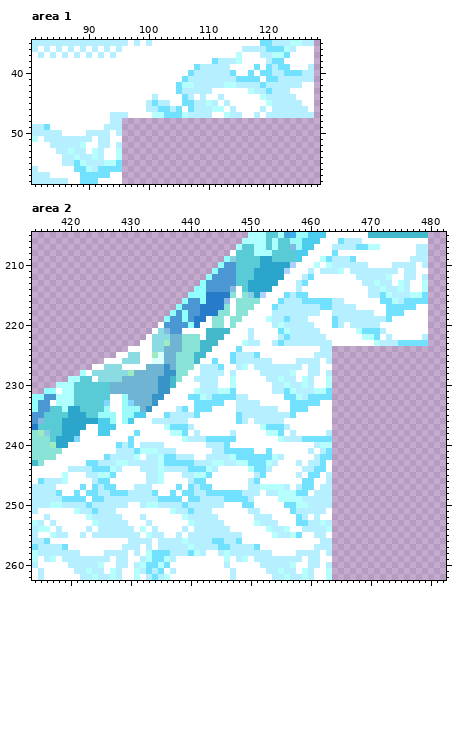
Pixel-art file: resources pengu/tiles.aseprite. The picture above is the old version.
512x512 pixels, 1 frame. Colours within 5 levels of each other are drawn and written as one. Shown: area 1: x 81..128, y 35..58; area 2: x 414..482, y 205..262. The commit also changed other parts of the picture, which this record leaves out.
Now the later version:
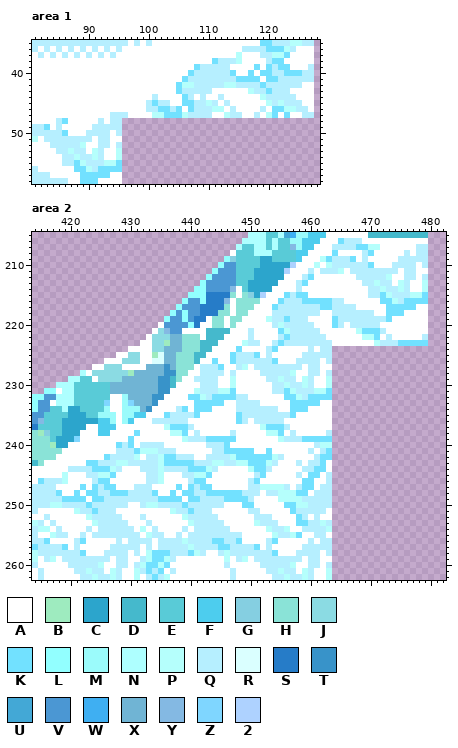
Palette (. is transparent): A #ffffff  B #9eebbf  C #2ca5cc  D #45b9cc  E #59cbd7  F #4dcdee  G #85cfe1  H #8ae3d7  J #8bdbe3  K #72e1ff  L #92ffff  M #9bfbfb  N #aeffff  P #b5fffc  Q #b6efff  R #daffff  S #267cc8  T #3893c9  U #43a8d6  V #4b97d3  W #3faff2  X #70b4d4  Y #84b9e3  Z #7fd6ff  2 #aed2ff
Diff:
--- area 1, layer "platforms"
@@ x 81..128 @@
 44 AAAAAAAAAAAAAAAAAAAAQAAAAKQAQAAQAAAAAAPQQQQQAAA.
-45 AAAAAAAAAAAAAAAAAAAQKQQAAKKQQPQAQAAAAAAPQQQQQAA.
-46 AAAAAAAAAAAAAAAAAAAQQKKQKAKQQQPPAQAAAAQAQQQQQQA.
-47 AAAAAAAAAAAAAQQQAAAAPPKKKPQQQQAAPQQAAQAQQQQQQQQ.
-48 AAAAAAAAAAAAAQQ.................................
-49 QQKAAAAAAAAAQQQ.................................
-50 QQQQQAAAAQQQQAQ.................................
+45 AAAAAAAAAAAAAAAAAAAQKQQAAKKQQPQAQAAAAAAPQPQQQAA.
+46 AAAAAAAAAAAAAAAAAAAQQKKQKAKQQQPPAQAAAAQAKKPPQQA.
+47 AAAAAAAAAAAAAQQQAAAAPPKKKPQQQQAAPQQAAQAPKAKAAQQ.
+48 AAAAQKAAAAAQAQQ.................................
+49 QQKAQAAAAAQQQQQ.................................
+50 QQQQQKAAAQQQQAQ.................................
 51 PAQQQQQQQQAQQAA.................................
--- area 2, layer "platforms"
@@ x 467..478 @@
 207 QKKPPAAAAAAQ
-208 AAAAAAAAAAAQ
-209 KAAAAAAAAAQQ
-210 QQQAAAAQQQQA
+208 AAQKAAAAAQAQ
+209 KAQAAAAAQQQQ
+210 QQQKAAAQQQQA
 211 QQQQQQQQAQQA
@@ x 451..462 @@
 223 QAAQKQQQQQQQ
-224 AAAAAAAAAAAQ
-225 KAAAAAAAAAQQ
-226 QQQAAAAQQQQA
+224 AAQKAAAAAQAQ
+225 KAQAAAAAQQQQ
+226 QQQKAAAQQQQA
 227 QQQQQQQQAQQA
@@ x 419..462 @@
 255 QAAQAQQQQQQQQAPQQAAQAQQQQQQQQQAAAAAPQQPKAAQQ
-256 AAAAAAAAAAAQQQQAQQQQPQQQQKKQQKAAAAAAAAAAAAAQ
-257 KAAAAAAAAAQQQAQAQQQQQPQQQQKKQQQQKAAAAAAAAAQQ
-258 QQQAAAAQQQQAQAPKKKQQQKPQAAQPQQQQQQQAAAAQQQQA
+256 AAQKAAAAAQAQQQQAQQQQPQQQQKKQQKAAAAQKAAAAAQAQ
+257 KAQAAAAAQQQQQAQAQQQQQPQQQQKKQQQQKAQAAAAAQQQQ
+258 QQQKAAAQQQQAQAPKKKQQQKPQAAQPQQQQQQQKAAAQQQQA
 259 QQQQQQQQAQQAAQPKKPQAAAAAAAAPAQPAQQQQQQQQAQQA
